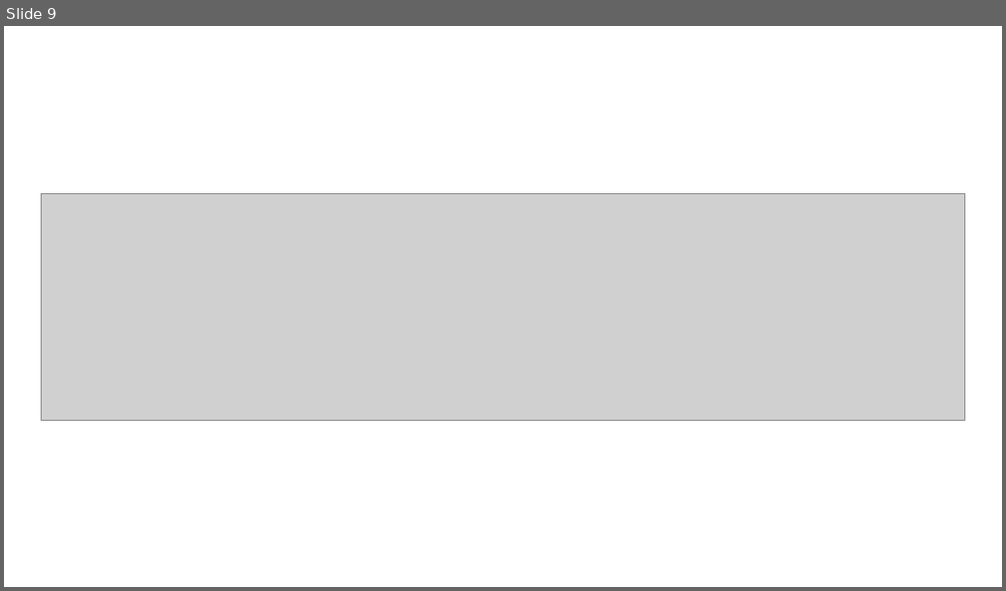
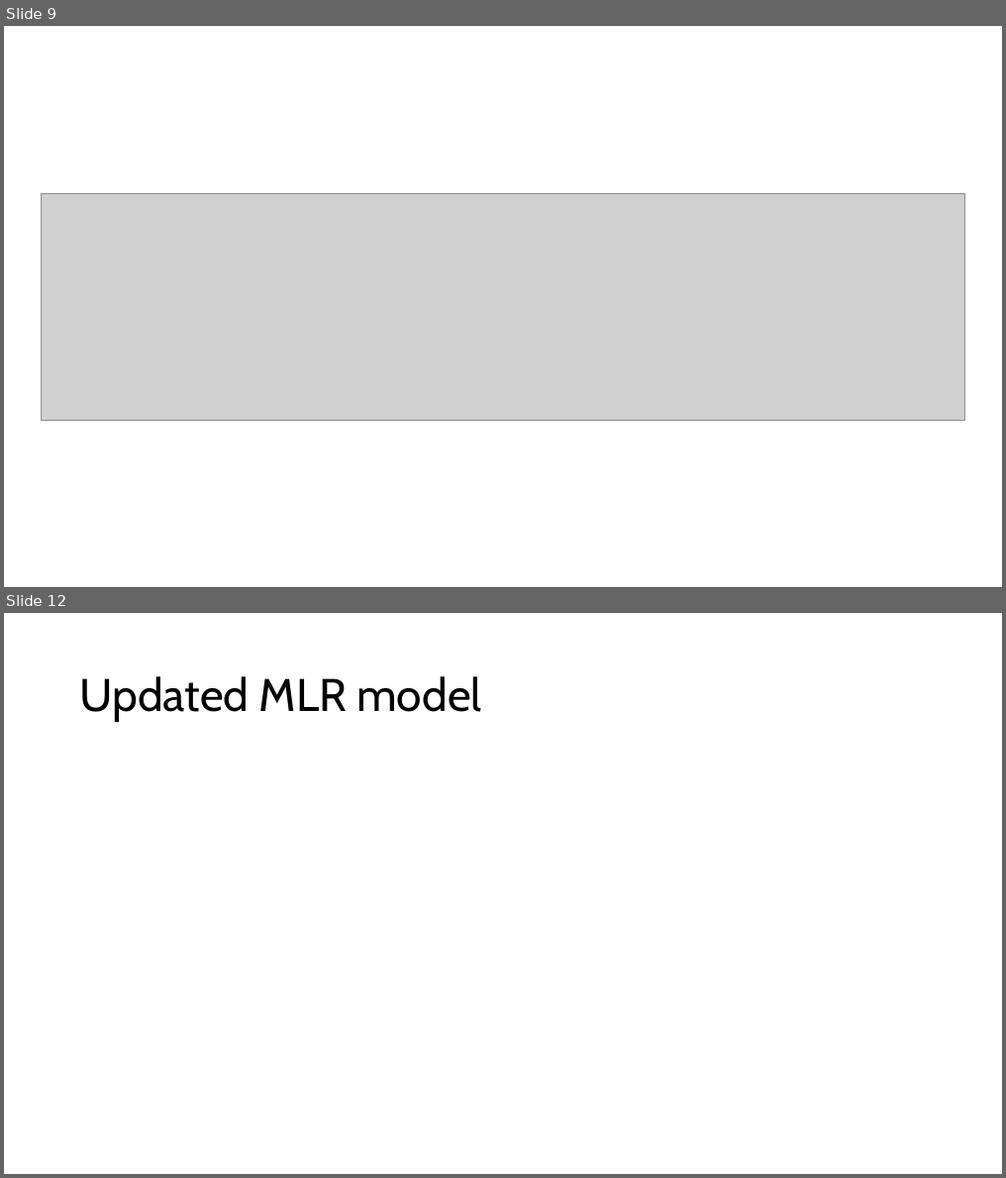
Before and after one commit to emmyregal/Soccer-Computer-Vision, a slide deck: Presentation.pptx. Shown one above the other, each under a label of ours: slide 9 before the commit, slides 9 and 12 after it; the slides between them are not shown. The pictures are 1006x591 and 1006x1178 pixels, drawn with LibreOffice and Linux fonts; fonts in the diff are those of the drawing; grey boxes stand for pictures. Boxes give left, top, right and bottom in pixels: in the first picture for what was removed or moved away, otherwise in the second. Text is boxed around its words. In the diff, an @@ line names an element or a change of style, - is before the commit and + after.

```diff
--- a/Presentation.pptx
+++ b/Presentation.pptx
@@ slide 12 added at bbox=[4, 613, 1002, 1174], background #FFFFFF @@
@@ title added at bbox=[80, 676, 481, 722], 44 pt, text #000000 @@
+Updated MLR model
```
Also in this commit, not shown: 3 other slides added, 1 slide removed.
